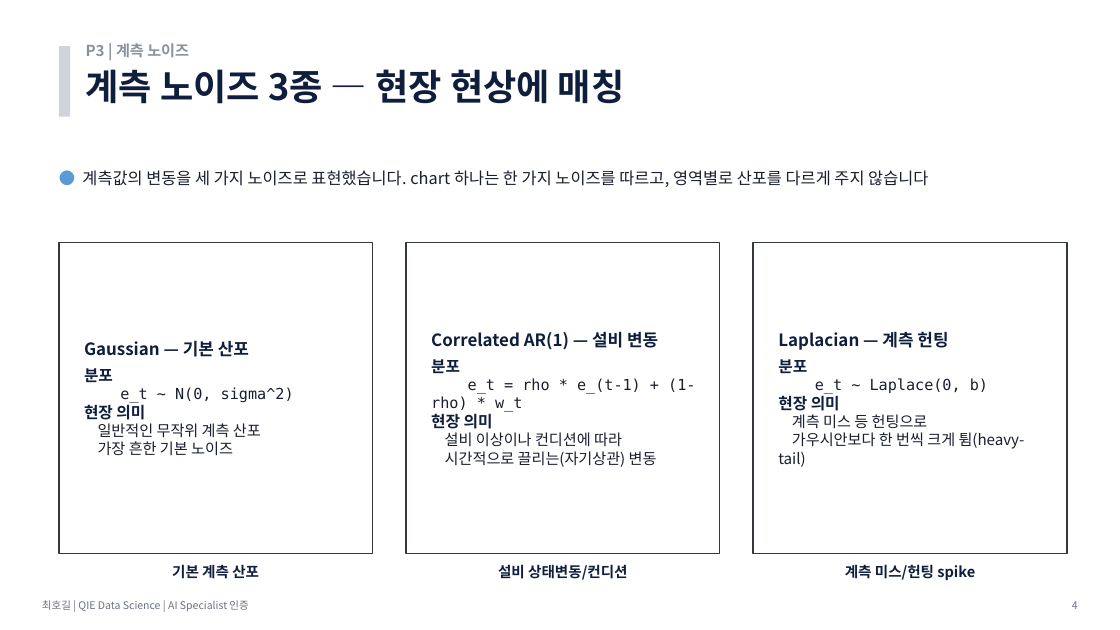
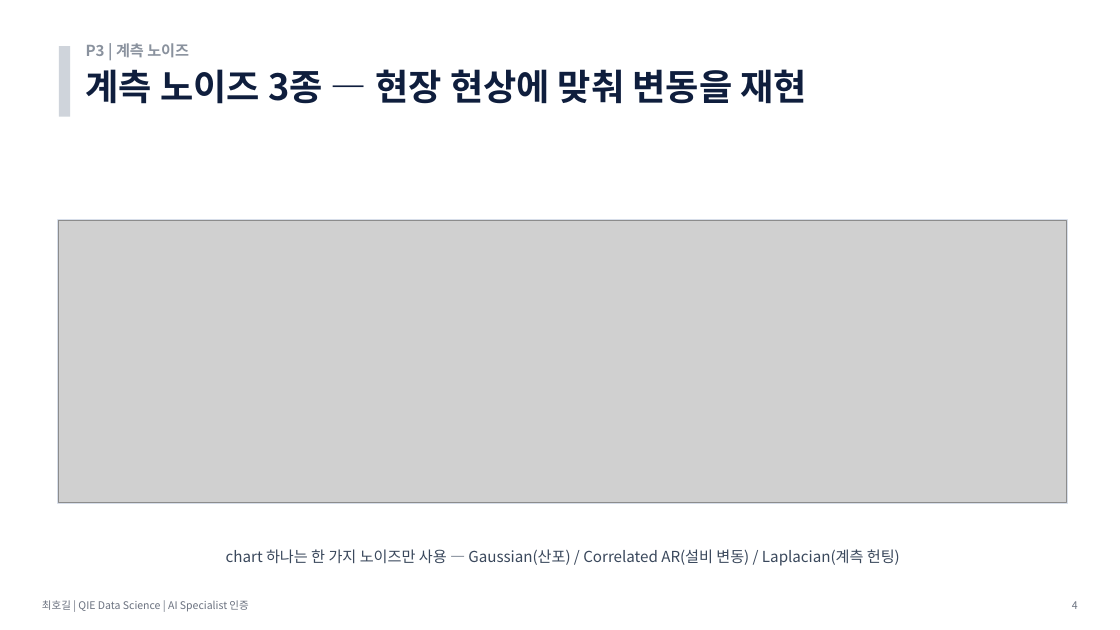
Before and after one commit to hogil/fbm_paper, a slide deck: slide 4 of recommendation/presentation/발표_P3_데이터생성_최호길.pptx. Drawn at 1120x630 pixels with LibreOffice and Linux fonts; fonts in the diff are those of the drawing; grey boxes stand for pictures. Boxes give left, top, right and bottom in pixels: in the first picture for what was removed or moved away, otherwise in the second. Text is boxed around its words. In the diff, an @@ line names an element or a change of style, - is before the commit and + after.

```diff
--- a/recommendation/presentation/발표_P3_데이터생성_최호길.pptx
+++ b/recommendation/presentation/발표_P3_데이터생성_최호길.pptx
@@ text at (86, 69, 808, 104): text changed @@
-계측 노이즈 3종 — 현장 현상에 매칭
+계측 노이즈 3종 — 현장 현상에 맞춰 변동을 재현
@@ text removed at (82, 170, 928, 187) @@
-● 계측값의 변동을 세 가지 노이즈로 표현했습니다. chart 하나는 한 가지 노이즈를 따르고, 영역별로 산포를 다르게 주지 않습니다
@@ rectangle added at (58, 220, 1068, 504), fill #FFFFFF, outline #D7DEEA 1 pt @@
@@ picture added at (59, 221, 1067, 503) @@
@@ rectangle removed at (59, 243, 372, 554) @@
@@ rectangle removed at (406, 243, 719, 554) @@
@@ rectangle removed at (754, 243, 1067, 554) @@
@@ text removed at (84, 340, 294, 456) @@
-Gaussian — 기본 산포
-분포
-e_t ~ N(0, sigma^2)
-현장 의미
-일반적인 무작위 계측 산포
-가장 흔한 기본 노이즈
@@ text removed at (431, 331, 695, 467) @@
-Correlated AR(1) — 설비 변동
-분포
-e_t = rho * e_(t-1) + (1-rho) * w_t
-현장 의미
-설비 이상이나 컨디션에 따라
-시간적으로 끌리는(자기상관) 변동
@@ text removed at (778, 331, 1025, 467) @@
-Laplacian — 계측 헌팅
-분포
-e_t ~ Laplace(0, b)
-현장 의미
-계측 미스 등 헌팅으로
-가우시안보다 한 번씩 크게 튐(heavy-tail)
@@ text removed at (172, 564, 259, 579) @@
-기본 계측 산포
@@ text added at (226, 549, 900, 566), 13 pt, text #3A485C @@
+chart 하나는 한 가지 노이즈만 사용 — Gaussian(산포) / Correlated AR(설비 변동) / Laplacian(계측 헌팅)
@@ text removed at (498, 564, 627, 580) @@
-설비 상태변동/컨디션
@@ text removed at (845, 564, 975, 580) @@
-계측 미스/헌팅 spike
```
Also in this commit, not shown: 5 other slides changed, 5 other files.
